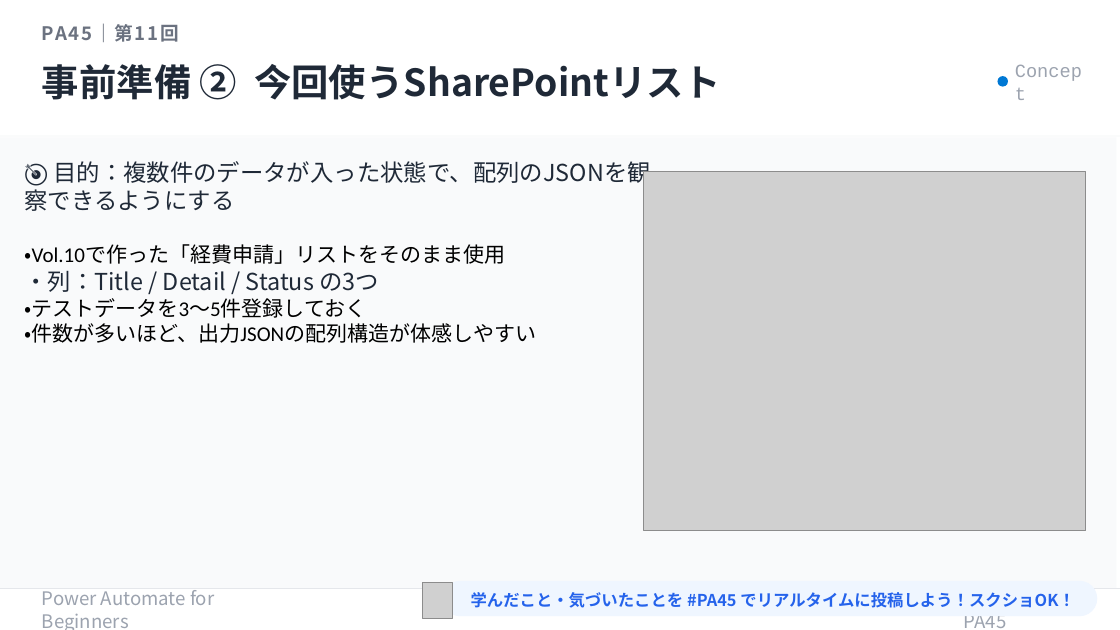
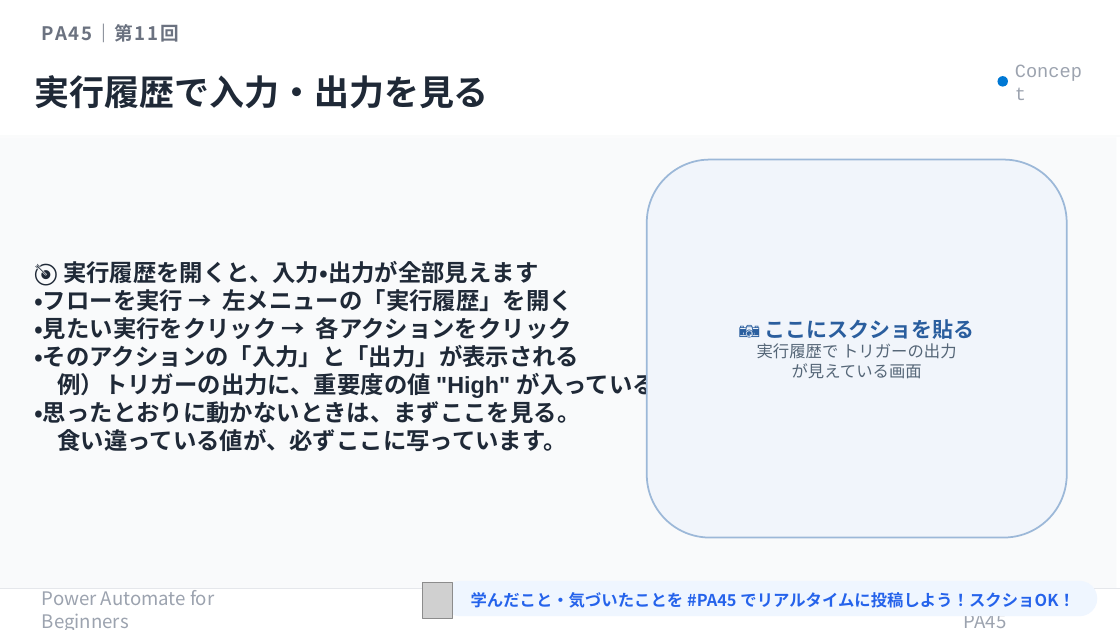
Before and after one commit to Haru-PowerPlatform/pa45, a slide deck: slide 11 of assets/pa45/P011_PA45_RunHistory_20260521.pptx (slide 10 before the commit). Drawn at 1120x630 pixels with LibreOffice and Linux fonts; fonts in the diff are those of the drawing; grey boxes stand for pictures. Boxes give left, top, right and bottom in pixels: in the first picture for what was removed or moved away, otherwise in the second. Text is boxed around its words. In the diff, an @@ line names an element or a change of style, - is before the commit and + after.

```diff
--- a/assets/pa45/P011_PA45_RunHistory_20260521.pptx
+++ b/assets/pa45/P011_PA45_RunHistory_20260521.pptx
@@ text at <box>34,75,489,109</box>: text changed; size 32 to 30 pt @@
-事前準備 ② 今回使うSharePointリスト
+実行履歴で入力・出力を見る
@@ picture removed at <box>644,171,1086,531</box> @@
@@ rounded rectangle added at <box>647,160,1067,538</box>, fill #F1F5FB, outline #9CB8D8 1.5 pt, 14 pt, text #556677 @@
+📷 ここにスクショを貼る
+実行履歴で トリガーの出力
+が見えている画面
@@ text at <box>34,261,656,451</box>: text changed; size 18 to 20 pt; font Calibri to Arial; text colour #000000 to #1F2937; bold on @@
-🎯 目的：複数件のデータが入った状態で、配列のJSONを観察できるようにする
-・Vol.10で作った「経費申請」リストをそのまま使用
-・列：Title / Detail / Status の3つ
-・テストデータを3〜5件登録しておく
-・件数が多いほど、出力JSONの配列構造が体感しやすい
+🎯 実行履歴を開くと、入力・出力が全部見えます
+・フローを実行 → 左メニューの「実行履歴」を開く
+・見たい実行をクリック → 各アクションをクリック
+・そのアクションの「入力」と「出力」が表示される
+例）トリガーの出力に、重要度の値 "High" が入っている
+・思ったとおりに動かないときは、まずここを見る。
+食い違っている値が、必ずここに写っています。
```
Also in this commit, not shown: 15 other slides changed, 1 other file.
